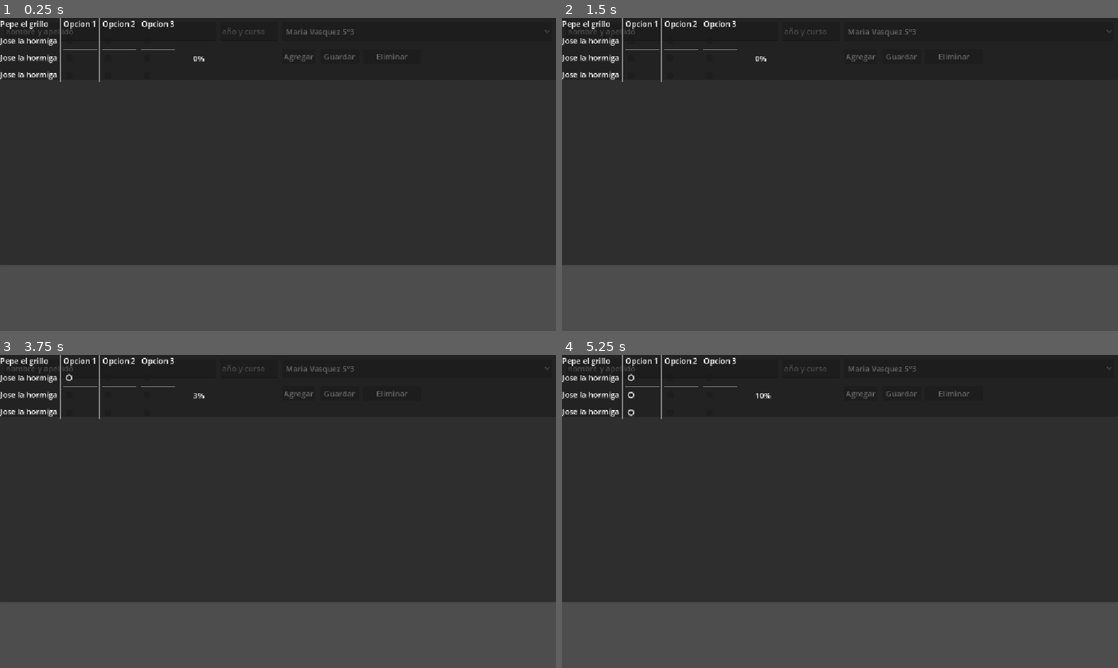
Above: before the commit, frames 1-4 (two rows, left to right).
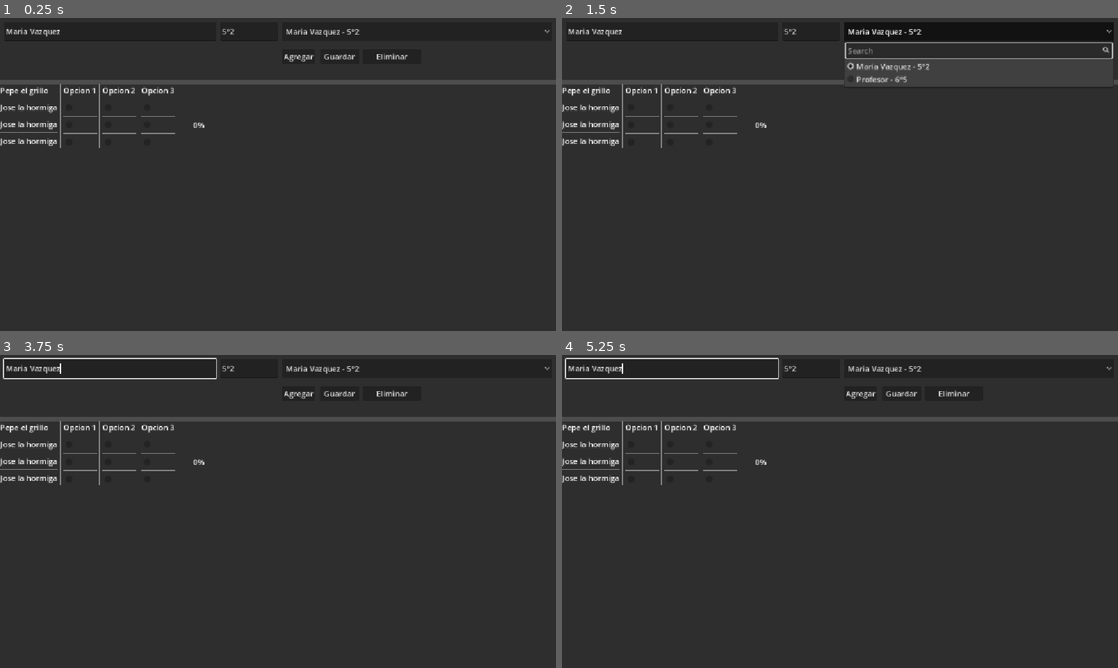
Above: after the commit, the same moments.

Repository: Kiwsety/Evaluacion-De-Profesores
Game: Godot game, scene res://control.tscn
Same seed, same stepped clock (60 frames per second), same inputs: the game is played once before the commit and once after it.
Inputs (mouse positions are in pixels of both pictures, inside the frame that each line leads up to):
- Up to frame 1 (0.25 s): no input
- Up to frame 2 (1.5 s): click "Maria Vasquez 5°3" (after the commit: "Maria Vazquez - 5°2") at 0.5 s; click "Agregar" at 1.25 s
- Up to frame 3 (3.75 s): click "Guardar" at 2 s; click "Eliminar" at 2.75 s; click (77, 376) at 3.52 s
- Up to frame 4 (5.25 s): click (639, 395) at 4.27 s; click (639, 411) at 5.02 s

The runs differ from the first frame. In frame 1, 24% of the frame differs, in the area x 0-100%, y 0-100%; in frame 2, 27%; in frame 3, 25%; in frame 4, 25%.

Commit message:
0.0.5
+ teacher selection
+ teacher add, edit and detelete

Diff:
--- a/control.gd
+++ b/control.gd
@@ -1,13 +1,7 @@
 extends Control
 
-@onready var boton = $Button
-
 func _ready() -> void:
-	pass
+	$Points.position.y = 138
 
 func _process(delta: float) -> void:
 	pass
-
-func funcion():
-	if false or true:
-		boton.position = Vector2(randi_range(0,300),randi_range(0,500))
--- /dev/null
+++ b/teacher.gd
@@ -0,0 +1,60 @@
+extends Panel
+
+var teachers:Array[String] = ["Maria Vazquez¿5°2","Profesor¿6°5"]
+var selected_idx = 0
+
+@onready var Name = $Name
+@onready var Year = $Year
+@onready var Selector = $"Teacher Selector"
+@onready var Add = $Add
+
+
+func _ready() -> void:
+	teacher_selected(0)
+	set_teachers()
+
+
+func _process(delta: float) -> void:
+	pass
+
+func teacher_selected(index: int) -> void:
+	selected_idx = index
+	separate_name(teachers[index])
+
+func separate_name(text:String):
+	var tname = text.split("¿")[0]
+	var tyear = text.split("¿")[1]
+
+	Name.text = tname
+	Year.text = tyear
+
+func set_teachers():
+	Selector.clear()
+	if teachers.size() > 0:
+		for i in range(teachers.size()):
+			Selector.add_item(teachers[i].replace("¿"," - "))
+		Selector.select(selected_idx)
+	else:
+		Selector.select(-1)
+
+func save_teacher():
+	if selected_idx != -1:
+		teachers[selected_idx] = Name.text + "¿" + Year.text
+
+
+func guardar() -> void:
+	save_teacher()
+	set_teachers()
+
+
+func agregar() -> void:
+	selected_idx = teachers.size()
+	teachers.append("")
+	save_teacher()
+	set_teachers()
+
+func eliminar():
+	teachers.remove_at(selected_idx)
+	selected_idx = -1
+	save_teacher()
+	set_teachers()
--- a/teacher.tscn
+++ b/teacher.tscn
@@ -1,9 +1,12 @@
 [gd_scene format=3 uid="uid://c7kxx0j4kkjjt"]
+
+[ext_resource type="Script" uid="uid://cyd5b4aofwmyx" path="res://teacher.gd" id="1_gqxei"]
 
 [node name="Teacher" type="Panel" unique_id=1363017926]
 z_index = -1
 offset_right = 1152.0
 offset_bottom = 128.0
+script = ExtResource("1_gqxei")
 
 [node name="Name" type="LineEdit" parent="." unique_id=1522079565]
 layout_mode = 0
@@ -28,6 +31,7 @@
 offset_right = 1144.0
 offset_bottom = 48.0
 selected = 0
+search_bar_enabled = true
 item_count = 1
 popup/item_0/text = "Maria Vasquez 5°3"
 popup/item_0/id = 0
@@ -55,3 +59,8 @@
 offset_right = 872.0
 offset_bottom = 95.0
 text = "Eliminar"
+
+[connection signal="item_selected" from="Teacher Selector" to="." method="teacher_selected"]
+[connection signal="pressed" from="Add" to="." method="agregar"]
+[connection signal="pressed" from="Guardar" to="." method="guardar"]
+[connection signal="pressed" from="Eliminar" to="." method="eliminar"]
Not shown, added: teacher.gd.uid
